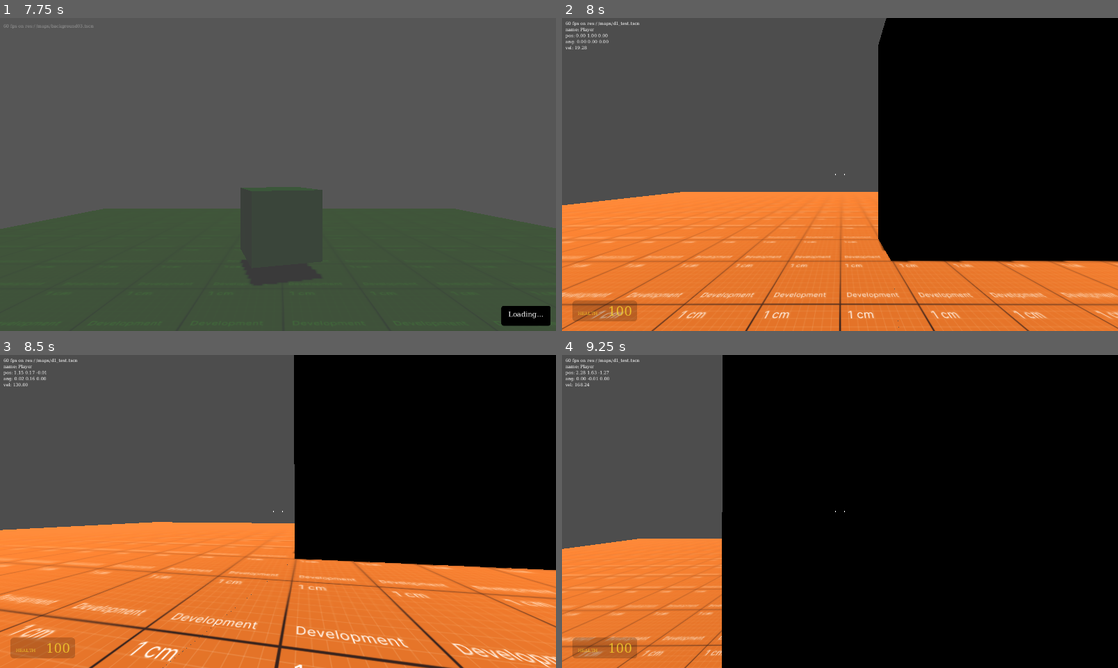
Above: before the commit, frames 1-4 (two rows, left to right).
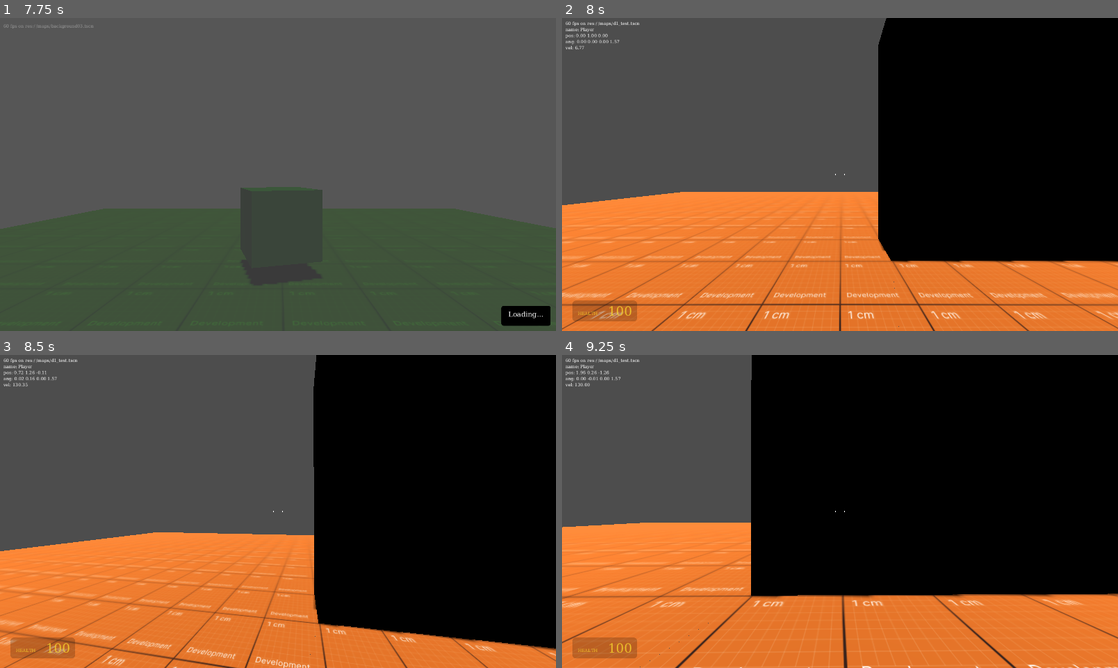
Above: after the commit, the same moments.

Repository: kierandrewett/8.2-citadel-source
Game: Godot game, scene res://maps/intro.tscn
Two runs of this game, one before a commit and one after it. Both use one fixed random seed, a clock stepped at 60 frames per second and the inputs below. Video files are missing from this copy of the repository; at most half a second of black plays in their place. Sound files missing from this copy of the repository are replaced by a short silence.
Inputs (mouse positions are in pixels of both pictures, inside the frame that each line leads up to):
- Up to frame 1 (7.75 s): tap Enter at 0.5, 2, 3.5, 7.35 s; move the mouse to (400, 158) at 0.52 s; hold D (moveright) 0.53-1.28 s; right-click (400, 158) at 0.6 s; tap Space (jump) at 0.77, 1.07, 1.25, 1.52, 1.55, 1.82, 2.1, 2.75, 3.02, 3.32, 3.77, 3.8, 4.07, 6.5, 6.77, 7.07 s; tap V (noclip) at 0.8, 1.35, 3.05, 6.6, 7.55 s; move the mouse to (166, 190) at 1.27 s; hold S (back) 1.28-2.03 s; move the mouse to (333, 105) at 2.02 s; hold D (moveright) 2.03-2.78 s; right-click (333, 105) at 2.3 s; move the mouse to (250, 237) at 2.77 s; hold W (forward) 2.78-3.53 s; right-click (250, 237) at 2.85 s; move the mouse to (444, 221) at 3.52 s; hold A (moveleft) 3.53-4.25 s; click (444, 221) at 3.6 s; tap ` (gameui_console) at 4.15 s; click "LOAD GAME" at 4.25 s; click "OPTIONS" at 5 s; click "NEW GAME" at 5.75 s; move the mouse to (111, 127) at 6.52 s; hold A (moveleft) 6.53-7.28 s; right-click (111, 127) at 6.8 s; move the mouse to (305, 174) at 7.27 s; hold S (back) from 7.28 s (still down)
- Up to frame 2 (8 s): keep holding S (back)
- Up to frame 3 (8.5 s): move the mouse to (255, 505) at 8.02 s; release S (back) at 8.03 s; hold D (moveright) from 8.03 s (still down); right-click (255, 505) at 8.1 s; tap Space (jump) at 8.27, 8.3 s
- Up to frame 4 (9.25 s): tap Space (jump) at 8.57, 9.02 s; move the mouse to (867, 511) at 8.77 s; release D (moveright) at 8.78 s; hold W (forward) from 8.78 s (still down); tap V (noclip) at 8.85 s; right-click (867, 511) at 9.05 s

Frame 1 is identical in both runs. In frame 2, 0.4% of the frame differs, in the area x 1-100%, y 6-99%; in frame 3, 21%; in frame 4, 24%, in the area x 0-100%, y 0-100%.

Commit message:
✨ Add locked momentum once travelling

Diff:
--- a/models/player.gd
+++ b/models/player.gd
@@ -3,18 +3,27 @@
 var speed: float = 3 # m/s
 var acceleration: float = 80 # m/s^2
 var deceleration: float = 10
-
-var jump_height: float = 0.6 # m
+var jump_acceleration: float = 500
+var jump_deceleration: float = 1
+
+var max_angle_steepness: float = 20
+
+var jump_height: float = 0.5 # m
 var mouse_sens: float = Globals.sensitivity * 3
 
 var jumping: bool = false
 var mouse_captured: bool = false
+var current_accel: float = 0
+var initial_used_aux_action = ""
+var jumped_since_footstep = false
 
 var gravity: float = Globals.sv_gravity
 
 # Directions
 var move_dir: Vector2 # Input direction for movement
 var look_dir: Vector2 # Input direction for look/aim
+var walk_dir: Vector3
+var slide_dir: Vector3
 
 # Velocity
 var walk_vel: Vector3 # Walking velocity
@@ -53,8 +62,9 @@
 func _input(event: InputEvent) -> void:
 	if event is InputEventMouseMotion:
 		look_dir = event.relative * 0.001
-	if Input.is_action_just_pressed("jump"):
+	if Input.is_action_just_pressed("jump") and !jumping:
 		jumping = true
+
 	if player_dead and can_respawn_yet and !GameUI.visible:
 		if Input.is_action_just_pressed("attack") or Input.is_action_just_pressed("alt") or Input.is_action_just_pressed("gameui_menu") or Input.is_action_just_pressed("jump"):
 			respawn_player()
@@ -77,23 +87,29 @@
 	if player_health <= 0 and !player_dead:
 		player_dead = true
 
-		camera.transform.origin.y -= 0.4
-
+		# Hide the whole map
+		Maps.current_scene.visible = false
+
+		# Hide the GUI
 		get_node("/root/GameUIGUI").visible = false
+
+		# Dump the death screen to root
 		var death_screen = Maps.dump_map_to_root("res://ui/gameui_death.tscn")
 
-		death_screen.modulate.a = 0
-
-		Sounds.play_sound("res://resources/sounds/player/flatline.wav", get_tree().root, Globals.volume / 2, randf_range(0.95, 1))
-
-		get_tree().create_timer(2).timeout.connect(func ():
-			can_respawn_yet = true
-		)
-
-		create_tween().tween_property(death_screen, "modulate", Color.WHITE, 0.1)
-		get_tree().create_timer(8).timeout.connect(func ():
-			if GameUI.focused:
-				respawn_player()
+		# Make death screen black for a moment
+		death_screen.modulate = Color.BLACK
+
+		get_tree().create_timer(0.01).timeout.connect(func ():
+			# Make the death screen red with a slight opacity
+			death_screen.modulate = Color(248, 0, 0, 0.25)
+
+			Sounds.play_sound("res://resources/sounds/player/flatline.wav", get_tree().root, Globals.volume / 3, randf_range(0.95, 1))
+
+			get_tree().create_timer(2).timeout.connect(func ():
+				can_respawn_yet = true
+			)
+
+			create_tween().tween_property(death_screen, "modulate", Color.WHITE, 0.05)
 		)
 
 		return
@@ -108,6 +124,8 @@
 	velocity = _walk(delta) + _gravity(delta) + _jump(delta)
 
 	move_and_slide()
+	print("slide_dir ", slide_dir.x, get_last_motion().x)
+	slide_dir = get_last_motion()
 
 func capture_mouse() -> void:
 	Input.set_mouse_mode(Input.MOUSE_MODE_CAPTURED)
@@ -123,27 +141,69 @@
 	camera.rotation.x = clamp(camera.rotation.x - look_dir.y * mouse_sens * sens_mod * delta, -1.567, 1.567)
 	look_dir = Vector2.ZERO
 
+func get_auxiliary_action():
+	if Input.is_action_pressed("moveleft"):
+		return "moveleft"
+	elif Input.is_action_pressed("moveright"):
+		return "moveright"
+	elif Input.is_action_pressed("forward"):
+		return "forward"
+	elif Input.is_action_pressed("back"):
+		return "back"
+
+	return ""
+
+func get_decelerate_speed() -> float:
+	# If we are decelerating after a jump, the deceleration should be lower
+	if jump_vel.length():
+		return jump_deceleration
+	else:
+		return deceleration
+
 func _walk(delta: float) -> Vector3:
-	move_dir = Input.get_vector("moveleft", "moveright", "forward", "back")
+	if is_on_floor():
+		initial_used_aux_action = get_auxiliary_action()
+
+	move_dir = Input.get_vector(
+		"moveleft",
+		"moveright",
+		"forward",
+		"back"
+	)
+
 	var _forward: Vector3 = camera.transform.basis * Vector3(move_dir.x, 0, move_dir.y)
-	var walk_dir: Vector3 = Vector3(_forward.x, 0, _forward.z).normalized()
-	var current_accel = 0
+	walk_dir = Vector3(_forward.x, 0, _forward.z).normalized()
+	current_accel = 0
+
+	print("!!!!!!!!!!! ", look_dir.length())
+
+	var resultant_vector = walk_dir * speed * move_dir.length()
 
 	if move_dir.length():
-		current_accel = acceleration / speed
-	elif get_floor_angle() < 20:
-		current_accel = deceleration
+		if jump_vel.length():
+			current_accel = jump_acceleration / speed
+		else:
+			current_accel = acceleration / speed
+
+		if !is_on_floor():
+			if initial_used_aux_action != get_auxiliary_action():
+				current_accel = 0
+
+		_footstep(false)
+
+		walk_vel = walk_vel.move_toward(resultant_vector, current_accel * delta)
 	else:
-		current_accel = deceleration
-
-	_footstep()
-
-	walk_vel = walk_vel.move_toward(walk_dir * speed * move_dir.length(), current_accel * delta)
+		# If we are decelerating after a jump, the deceleration should be lower
+		current_accel = get_decelerate_speed()
+
+		walk_vel = walk_vel.move_toward(resultant_vector, current_accel * delta)
 
 	return walk_vel
 
 func _gravity(delta: float) -> Vector3:
 	grav_vel = Vector3.ZERO if is_on_floor() or Globals.noclip else grav_vel.move_toward(Vector3(0, velocity.y - gravity, 0), gravity * delta)
+
+	print("GRAVITY !!!!!!!", grav_vel.length(), is_on_floor())
 
 	if grav_vel.length() > 8 and !took_fall_damage:
 		took_fall_damage = true
@@ -152,27 +212,50 @@
 	return grav_vel
 
 func _jump(delta: float) -> Vector3:
+	# Just started jumping
 	if jumping:
+		# Still on the floor as we haven't moved up yet
 		if is_on_floor():
+			_footstep(true)
+
 			jump_vel = Vector3(0, sqrt(4 * jump_height * gravity), 0)
 		jumping = false
+		jumped_since_footstep = true
 		return jump_vel
 	jump_vel = Vector3.ZERO if is_on_floor() else jump_vel.move_toward(Vector3.ZERO, gravity * delta)
 	return jump_vel
 
-func _footstep():
-	if is_on_floor() and !is_on_wall() and velocity.length() > 0 and !footsteps_timer:
-		var collided_with = self.get_last_slide_collision().get_collider() if self.get_last_slide_collision() else null
-
-		if collided_with != null:
-			var collider_material = "concrete"
-
-			if collided_with.is_in_group("mat_concrete"):
-				collider_material = "concrete"
-
-			Sounds.play_sound(
-				"res://resources/sounds/player/footsteps/%s%s.wav" % [collider_material, str(randi() % 3 + 1)],
-			)
+func _footstep(is_jumping_state):
+	if !is_jumping_state:
+		# If we aren't on the floor, return
+		if !is_on_floor():
+			return
+
+		# If we're on a wall, return
+		if is_on_wall():
+			return
+
+		# If we aren't moving, return
+		if velocity.length() < 0:
+			return
+
+		# If a footstep is already queued, return
+		if footsteps_timer:
+			return
+
+	var collided_with = self.get_last_slide_collision().get_collider() if self.get_last_slide_collision() else null
+
+	if collided_with != null:
+		var collider_material = "concrete"
+
+		if collided_with.is_in_group("mat_concrete"):
+			collider_material = "concrete"
+
+		Sounds.play_sound(
+			"res://resources/sounds/player/footsteps/%s%s.wav" % [collider_material, str(randi() % 3 + 1)],
+		)
+
+		if !is_jumping_state:
 			footsteps_timer = get_tree().create_timer(1 - velocity.length() / 10)
 			footsteps_timer.timeout.connect(func ():
 				footsteps_timer = null
@@ -182,6 +265,25 @@
 	Maps.load_map(Maps.current_name)
 	if get_node_or_null("/root/GameUIDeath"):
 		get_node("/root/GameUIDeath").queue_free()
+
+func take_damage(amount: int, type_of_damage):
+	var health_minimum = 0
+
+	# Don't take any damage in god mode
+	if Globals.god:
+		return
+
+	if Globals.buddha:
+		health_minimum = 1
+
+	var player_health_taken = clamp(player_health - amount if suit_health % 5 == 0 else player_health - 0, 0, 100)
+	var suit_health_taken = clamp(suit_health - amount, 0, 100)
+
+	player_health = player_health_taken
+	suit_health = suit_health_taken
+
+	if type_of_damage == "fall":
+		pass
 
 func event_falldamage(falling_speed = 0):
 	while true:
--- a/models/player.tscn
+++ b/models/player.tscn
@@ -2,9 +2,8 @@
 
 [ext_resource type="Script" path="res://models/player.gd" id="1_x8ewo"]
 
-[sub_resource type="CapsuleShape3D" id="CapsuleShape3D_xjpia"]
-radius = 0.2
-height = 0.83
+[sub_resource type="BoxShape3D" id="BoxShape3D_3qxha"]
+size = Vector3(0.4, 1, 0.4)
 
 [sub_resource type="CapsuleMesh" id="CapsuleMesh_27c6v"]
 radius = 0.2
@@ -13,10 +12,11 @@
 [node name="Player" type="CharacterBody3D"]
 transform = Transform3D(1, 0, 0, 0, 1, 0, 0, 0, 1, 0, 0.5, 0)
 wall_min_slide_angle = 0.0
+floor_max_angle = 1.39626
 script = ExtResource("1_x8ewo")
 
 [node name="CollisionShape3D" type="CollisionShape3D" parent="."]
-shape = SubResource("CapsuleShape3D_xjpia")
+shape = SubResource("BoxShape3D_3qxha")
 
 [node name="MeshInstance3D" type="MeshInstance3D" parent="."]
 mesh = SubResource("CapsuleMesh_27c6v")
--- a/scripts/console.gd
+++ b/scripts/console.gd
@@ -70,6 +70,14 @@
 				c.disabled = false
 		return 0
 
+	if command == "god" or command == "buddha":
+		Globals[command] = !Globals[command]
+		if Globals[command]:
+			self.log("%s ON" % [command])
+		else:
+			self.log("%s OFF" % [command])
+		return 0
+
 	if command == "ent_fire":
 		if args.size() < 1:
 			self.log("Usage:\n    ent_fire <target> [action] [value] ")
--- a/scripts/globals.gd
+++ b/scripts/globals.gd
@@ -16,6 +16,9 @@
 @export var fov = 90
 @export var volume = 1
 
+@export var buddha = 0
+@export var god = 0
+
 @export var snd_musicvolume = 1
 
 func _ready():
--- a/scripts/maps.gd
+++ b/scripts/maps.gd
@@ -132,7 +132,7 @@
 				await get_tree().process_frame
 
 			player = self.init_player(current_scene.get_node("Entities"))
-			if player:
+			if player != null and "setpos" in player:
 				for i in range(0, 10):
 					await get_tree().process_frame
 				player.setpos(0, 1, 0)
--- a/ui/gameui.gd
+++ b/ui/gameui.gd
@@ -35,7 +35,10 @@
 		node.set_size(Vector2(node.get_size().x, y))
 
 func _physics_process(delta):
-	if get_parent().get_node("GameUILoading") and get_parent().get_node("GameUILoading").visible or get_node_or_null("/root/GameUIDeath"):
+	if get_parent().get_node("GameUILoading") and get_parent().get_node("GameUILoading").visible:
+		return
+
+	if get_node_or_null("/root/GameUIDeath") and !GameUI.visible:
 		return
 
 	if Input.is_action_just_pressed("gameui_console") and Maps.initted:
--- a/ui/gameui_debug.gd
+++ b/ui/gameui_debug.gd
@@ -18,7 +18,7 @@
 		if player != null:
 			lines.append("name: %s" % ["Player"])
 			lines.append("pos: %s" % ["%s %s %s" % ["%.2f" % player.global_position.x, "%.2f" % player.global_position.y, "%.2f" % player.global_position.z] if player else ""])
-			lines.append("ang: %s" % ["%s %s %s" % ["%.2f" % player.camera.rotation.x, "%.2f" % player.camera.rotation.y, "%.2f" % player.camera.rotation.z] if player else ""])
+			lines.append("ang: %s" % ["%s %s %s %s" % ["%.2f" % player.camera.rotation.x, "%.2f" % player.camera.rotation.y, "%.2f" % player.camera.rotation.z, "%.2f" % player.get_floor_angle()] if player else ""])
 			lines.append("vel: %s" % ["%.2f" % (player.velocity.length() * 43.333 if player and player.velocity else 0.0)])
 
 	player_information.text = "\n".join(lines)
--- a/ui/gameui_gui.gd
+++ b/ui/gameui_gui.gd
@@ -1,7 +1,22 @@
 extends Control
 
+func should_show():
+	if GameUI.visible:
+		return false
+
+	var gameui_loading = get_parent().get_node_or_null("GameUILoading")
+	var gameui_death = get_parent().get_node_or_null("GameUIDeath")
+
+	if gameui_loading:
+		return !gameui_loading.visible
+
+	if gameui_death:
+		return !gameui_death.visible
+
+	return true
+
 func _ready():
-	self.visible = !GameUI.visible && get_parent().get_node_or_null("GameUILoading") and !get_parent().get_node_or_null("GameUILoading").visible
+	self.visible = should_show()
 
 func _process(delta):
-	self.visible = !GameUI.visible && get_parent().get_node_or_null("GameUILoading") and !get_parent().get_node_or_null("GameUILoading").visible
+	self.visible = should_show()
